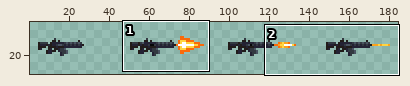
File history of a pixel-art file, assets/weapon_ranged_rifle_Sheet.aseprite. Above: a wide view before the commit, with the close-up outlined.
Close-up. First the earlier version:
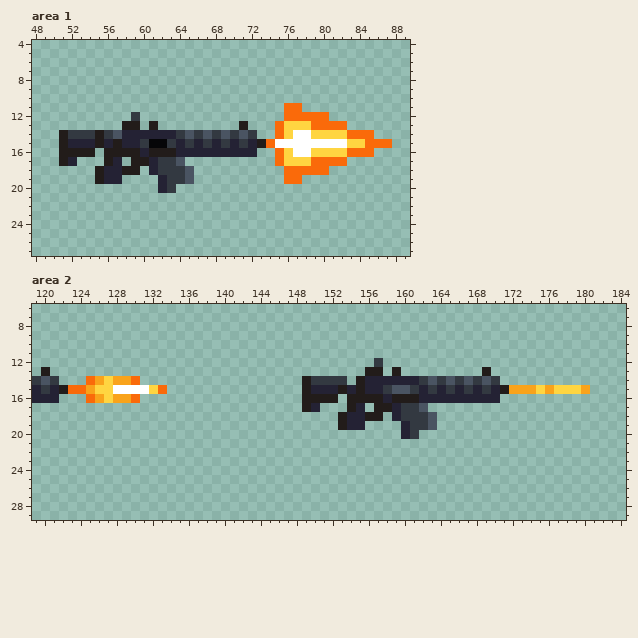
192x32 pixels, 1 frame. Shown: area 1: x 48..89, y 4..27; area 2: x 119..184, y 6..29. The wide view leaves out empty margins.
After:
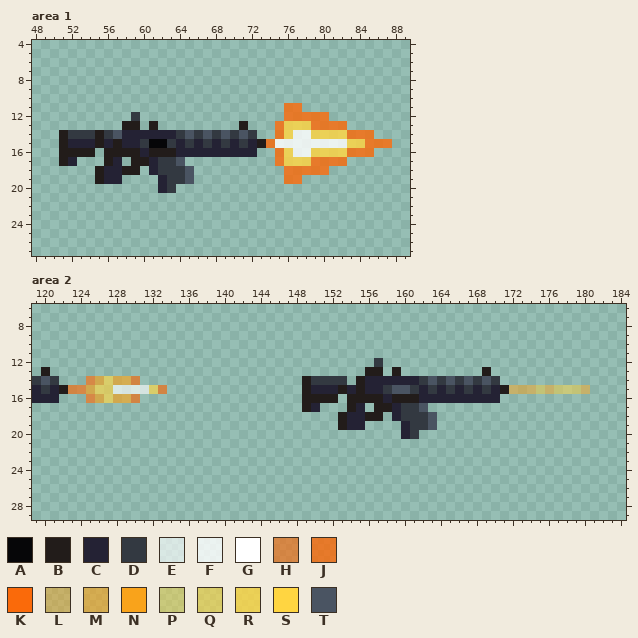
Palette (. is transparent): A #060608  B #221c1a  C #242234  D #333941  E #ffffffa3  F #ffffffce  G #ffffff  H #fa6a0aa3  J #fa6a0ace  K #fa6a0a  L #f9a31b7c  M #f9a31ba3  N #f9a31b  P #ffd5417c  Q #ffd541a3  R #ffd541ce  S #ffd541  T #4a5462
Change:
layer "Flash" added
layer "Layer 1" removed
Area 1, layer "Flash":
Colour G gives way to colour F in row 14 at x 77 to 78; in row 15 at x 75 to 82; in row 16 at x 77 to 78.
Colour K gives way to colour J in row 11 at x 76 to 77; in row 12 at x 76 to 80; in row 13 at x 75 and 79 to 82; in row 14 at x 75 and 83 to 85; in row 15 at x 74 and 85 to 87; in row 16 at x 75 and 83 to 85.
Colour K gives way to colour J in row 17 at x 75 and 79 to 82; in row 18 at x 76 to 80; in row 19 at x 76 to 77.
Colour S gives way to colour R in row 13 at x 76 to 78; in row 14 at x 76 and 79 to 82; in row 15 at x 83 to 84; in row 16 at x 76 and 79 to 82; in row 17 at x 76 to 78.
Area 2, layer "Flash":
Colour G gives way to colour E in row 15 at x 128 to 131.
Colour K gives way to colour H in row 14 at x 125 and 130; in row 15 at x 123 to 124 and 133; in row 16 at x 125 and 130.
Colour N gives way to colour L in row 15 at x 172 to 174, 176 and 180.
Colour N gives way to colour M in row 14 at x 126 and 128 to 129; in row 15 at x 125; in row 16 at x 126 and 128 to 129.
Colour S gives way to colour P in row 15 at x 175 and 177 to 179.
Colour S gives way to colour Q in row 14 at x 127; in row 15 at x 126 to 127 and 132; in row 16 at x 127.
Boxes around the changes in both close-ups, in picture pixels (x1, y1, x2, y2):
changed: (266, 103, 392, 184)
changed: (68, 376, 167, 403)
changed: (509, 385, 590, 394)
